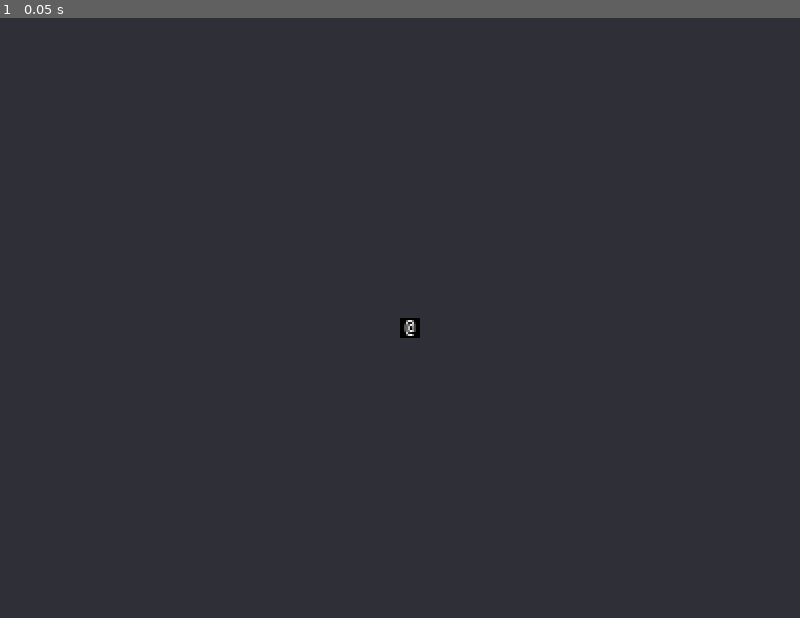
Above: before the commit, frame 1.
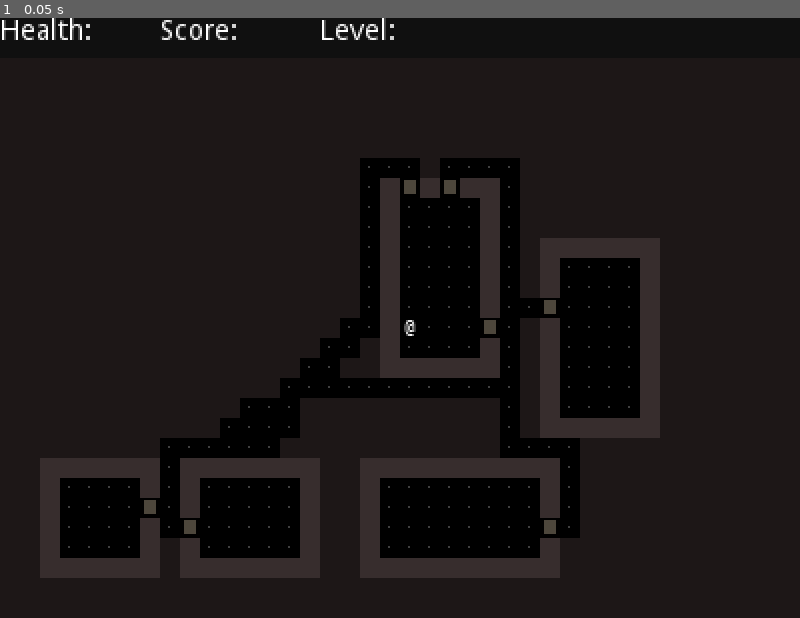
Above: after the commit, the same moment.

Repository: Boyquotes/godot-rl
Game: Godot game, scene res://Game.tscn
Two runs of this game, one before a commit and one after it. Both use one fixed random seed, a clock stepped at 60 frames per second and the inputs below.
Inputs:
- Up to frame 1 (0.05 s): no input

The runs differ from the first frame. In frame 1, 90% of the frame differs, in the area x 0-100%, y 0-100%.

Commit message:
generate map, connect rooms, place doors

Diff:
--- a/Game.gd
+++ b/Game.gd
@@ -5,14 +5,14 @@
 const TILE_SIZE = 10
 
 const LEVEL_SIZES = [
-	Vector2(80, 80),
+	Vector2(40, 30),
 	Vector2(40, 40),
 	Vector2(50, 50),
 ]
 
 const LEVEL_ROOM_COUNT = [5, 7, 9, 12, 15]
-const MIN_ROOM_DIMENSION = 5
-const MAX_ROOM_DIMENSION = 8
+const MIN_ROOM_DIMENSION = 6
+const MAX_ROOM_DIMENSION = 10
 
 # enum to get tiles by index ---------------------------------------------------
 enum Tile {Player, Stone, Floor, Ladder, Wall, Door}
@@ -61,6 +61,245 @@
 			map[x].append(Tile.Stone)
 			tile_map.set_cell(x, y, Tile.Stone)
 
+	# set region but keep one tile edge of stone
+	var free_regions = [Rect2(Vector2(2, 2), level_size - Vector2(4, 4))]
+
+	var num_rooms = LEVEL_ROOM_COUNT[level_num]
+	for i in range(num_rooms):
+		add_room(free_regions)
+		if free_regions.empty():
+			break
+
+	connect_rooms()
+
+# function to connect existing rooms -------------------------------------------
+
+func connect_rooms():
+	# build an A* graph of areas where we can add corridors
+
+	# add all stone tiles outside the rooms
+	var stone_graph = AStar.new()
+	var point_id = 0
+	for x in range(level_size.x):
+		for y in range(level_size.y):
+			if map[x][y] == Tile.Stone:
+				stone_graph.add_point(point_id, Vector3(x , y, 0))
+
+				# connect to left if also stone
+				if x > 0 && map[x - 1][y] == Tile.Stone:
+					var left_point = stone_graph.get_closest_point(Vector3(x - 1, y, 0))
+					stone_graph.connect_points(point_id, left_point)
+
+				# connect to above if also stone
+				if y > 0 && map[x][y -1] == Tile.Stone:
+					var above_point = stone_graph.get_closest_point(Vector3(x, y - 1, 0))
+					stone_graph.connect_points(point_id, above_point)
+
+				point_id += 1
+
+	# build an a* graph of room connections
+	# see if there's a path between all of them
+
+	var room_graph = AStar.new()
+	point_id = 0
+	for room in rooms:
+		var room_center = room.position + room.size / 2
+		room_graph.add_point(point_id, Vector3(room_center.x, room_center.y, 0))
+		point_id += 1
+
+	# add random connections until everything is connected
+
+	while !is_everything_connected(room_graph):
+		add_random_connection(stone_graph, room_graph)
+
+# function that returns true if everything has a connection --------------------
+
+func is_everything_connected(graph):
+	var points = graph.get_points()
+	var start = points.pop_back()
+	# try to get a path for every other point
+	# if this fails, something is not connected
+	for point in points:
+		var path = graph.get_point_path(start, point)
+		if !path:
+			return false
+
+	return true
+
+func add_random_connection(stone_graph, room_graph):
+	# pick rooms to connect
+
+	var start_room_id = get_least_connected_point(room_graph)
+	var end_room_id = get_nearest_unconnected_point(room_graph, start_room_id)
+
+	# pick door locations
+	var start_position = pick_random_door_location(rooms[start_room_id])
+	var end_position = pick_random_door_location(rooms[end_room_id])
+
+	# find a path to connect the doors to each other
+	var closest_start_point = stone_graph.get_closest_point(start_position)
+	var closest_end_point = stone_graph.get_closest_point(end_position)
+
+	var path = stone_graph.get_point_path(closest_start_point, closest_end_point)
+	assert(path)
+
+	# add path to the map
+
+	set_tile(start_position.x, start_position.y, Tile.Door)
+	set_tile(end_position.x, end_position.y, Tile.Door)
+
+	for position in path:
+		set_tile(position.x, position.y, Tile.Floor)
+
+	room_graph.connect_points(start_room_id, end_room_id)
+
+# helper functions for above ---------------------------------------------------
+
+func get_least_connected_point(graph):
+	var point_ids = graph.get_points()
+
+	# least will hold the point with least connections seen so far
+	var least
+	# list of all the points with that many connections
+	var tied_for_least = []
+
+	for point in point_ids:
+		var count = graph.get_point_connections(point).size()
+		if !least || count < least:
+			least = count
+			tied_for_least = [point]
+		elif count == least:
+			tied_for_least.append(point)
+
+	return tied_for_least[randi() % tied_for_least.size()]
+
+func get_nearest_unconnected_point(graph, target_point):
+	var target_position = graph.get_point_position(target_point)
+	var point_ids = graph.get_points()
+
+	var nearest
+	var tied_for_nearest = []
+
+	for point in point_ids:
+		if point == target_point:
+			continue
+
+		var path = graph.get_point_path(point, target_point)
+		if path:
+			continue
+
+		var dist = (graph.get_point_position(point) - target_position).length()
+		if !nearest || dist < nearest:
+			nearest = dist
+			tied_for_nearest = [point]
+		elif dist == nearest:
+			tied_for_nearest.append(point)
+
+	return tied_for_nearest[randi() % tied_for_nearest.size()]
+
+func pick_random_door_location(room):
+	var options = []
+
+	# door can be put on any wall
+
+	# top and bottom walls
+	for x in range(room.position.x + 1, room.end.x - 2):
+		options.append(Vector3(x, room.position.y, 0))
+		options.append(Vector3(x, room.end.y - 1, 0))
+
+	# left and right walls
+	for y in range(room.position.y + 1, room.end.y - 2):
+		options.append(Vector3(room.position.x, y, 0))
+		options.append(Vector3(room.end.x - 1, y, 0))
+
+	# TODO: make sure two doors can't spawn adjacent
+
+	return options[randi() % options.size()]
+
+# function to add a room within free regions -----------------------------------
+
+func add_room(free_regions):
+	var region = free_regions[randi() % free_regions.size()]
+
+	# go bigger if possible
+	var size_x = MIN_ROOM_DIMENSION
+	if region.size.x > MIN_ROOM_DIMENSION:
+		size_x += randi() % int(region.size.x - MIN_ROOM_DIMENSION)
+
+	var size_y = MIN_ROOM_DIMENSION
+	if region.size.y > MIN_ROOM_DIMENSION:
+		size_y += randi() % int(region.size.y - MIN_ROOM_DIMENSION)
+
+	# constrain to maximum room size
+	size_x = min(size_x, MAX_ROOM_DIMENSION)
+	size_y = min(size_y, MAX_ROOM_DIMENSION)
+
+	var start_x = region.position.x
+	if region.size.x > size_x:
+		start_x += randi() % int(region.size.x - size_x)
+
+	var start_y = region.position.y
+	if region.size.y > size_y:
+		start_y += randi() % int(region.size.y - size_y)
+
+	var room = Rect2(start_x, start_y, size_x, size_y)
+	rooms.append(room)
+
+	for x in range(start_x, start_x + size_x):
+		set_tile(x, start_y, Tile.Wall)
+		set_tile(x, start_y + size_y - 1, Tile.Wall)
+
+	for y in range(start_y + 1, start_y + size_y - 1):
+		set_tile(start_x, y, Tile.Wall)
+		set_tile(start_x + size_x - 1, y, Tile.Wall)
+
+		for x in range(start_x + 1, start_x + size_x - 1):
+			set_tile(x, y, Tile.Floor)
+
+	cut_regions(free_regions, room)
+
+func cut_regions(free_regions, region_to_remove):
+	var removal_queue = []
+	var addition_queue = []
+
+	for region in free_regions:
+		if region.intersects(region_to_remove):
+			removal_queue.append(region)
+
+			var leftover_left = region_to_remove.position.x - region.position.x - 1
+			var leftover_right = region.end.x - region_to_remove.end.x - 1
+			var leftover_above = region_to_remove.position.y - region.position.y - 1
+			var leftover_below = region.end.y - region_to_remove.end.y - 1
+
+
+			if leftover_left >= MIN_ROOM_DIMENSION:
+				addition_queue.append(Rect2(region.position, Vector2(leftover_left, region.size.y)))
+			if leftover_right >= MIN_ROOM_DIMENSION:
+				addition_queue.append(Rect2(Vector2(region_to_remove.end.x + 1, region.position.y), Vector2(leftover_right, region.size.y)))
+			if leftover_above >= MIN_ROOM_DIMENSION:
+				addition_queue.append(Rect2(region.position, Vector2(region.size.x, leftover_above)))
+			if leftover_below >= MIN_ROOM_DIMENSION:
+				addition_queue.append(Rect2(Vector2(region.position.x, region_to_remove.end.y + 1), Vector2(region.size.x, leftover_below)))
+
+	for region in removal_queue:
+		free_regions.erase(region)
+
+	for region in addition_queue:
+		free_regions.append(region)
+
+# function to set tiles --------------------------------------------------------
+
+func set_tile(x, y, type):
+	map[x][y] = type
+	tile_map.set_cell(x,y,type)
+
+
+
+
+
+
+
+
 
 # Called every frame. 'delta' is the elapsed time since the previous frame.
 #func _process(delta):
--- a/Game.tscn
+++ b/Game.tscn
@@ -4,7 +4,6 @@
 [ext_resource path="res://Game.gd" type="Script" id=2]
 
 [sub_resource type="TileSet" id=1]
-resource_local_to_scene = true
 0/name = "player"
 0/texture = ExtResource( 1 )
 0/tex_offset = Vector2( 0, 0 )
@@ -107,3 +106,50 @@
 centered = false
 region_enabled = true
 region_rect = Rect2( 0, 0, 10, 10 )
+
+[node name="Camera2D" type="Camera2D" parent="Player"]
+visible = false
+current = true
+drag_margin_left = 0.0
+drag_margin_top = 0.0
+drag_margin_right = 0.0
+drag_margin_bottom = 0.0
+
+[node name="CanvasLayer" type="CanvasLayer" parent="."]
+
+[node name="Top Bar" type="ColorRect" parent="CanvasLayer"]
+margin_right = 400.0
+margin_bottom = 20.0
+color = Color( 0.0666667, 0.0666667, 0.0666667, 1 )
+__meta__ = {
+"_edit_use_anchors_": false
+}
+
+[node name="HP" type="Label" parent="CanvasLayer"]
+margin_right = 80.0
+margin_bottom = 20.0
+rect_pivot_offset = Vector2( -80, 0 )
+text = "Health:"
+__meta__ = {
+"_edit_use_anchors_": false
+}
+
+[node name="Score" type="Label" parent="CanvasLayer"]
+margin_left = 80.0
+margin_right = 160.0
+margin_bottom = 20.0
+rect_pivot_offset = Vector2( -80, 0 )
+text = "Score:"
+__meta__ = {
+"_edit_use_anchors_": false
+}
+
+[node name="Level" type="Label" parent="CanvasLayer"]
+margin_left = 160.0
+margin_right = 240.0
+margin_bottom = 20.0
+rect_pivot_offset = Vector2( -80, 0 )
+text = "Level:"
+__meta__ = {
+"_edit_use_anchors_": false
+}
--- a/project.godot
+++ b/project.godot
@@ -31,3 +31,4 @@
 
 environment/default_clear_color=Color( 0, 0, 0, 1 )
 environment/default_environment="res://default_env.tres"
+quality/dynamic_fonts/use_oversampling=false
Binary file changed: icon.png
Binary file removed: m5x7.ttf
Binary file changed: tileset.png
